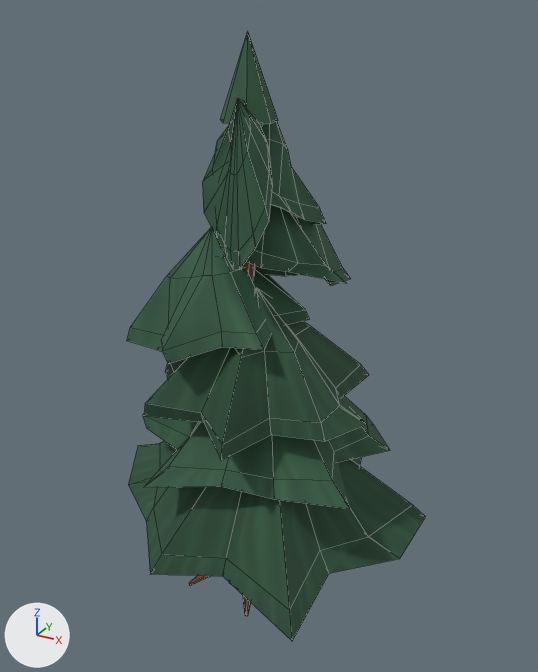
Renders of the FBX model Export/Meshes/Forest/SM_Tree_Pine_Medium01.fbx from each side of a commit.
Before and after are seen from a camera (50 mm lens) standing at (12.1, -20.4, 20.59) and looking at (0.53, 0.63, 10.07). Lighting does not change. The marker at lower left points along +X, +Y and +Z. The older version comes first. Mesh edges are drawn as thin lines.

Script lines for the objects in view, before the commit:
```python
me_sm_tree_pine_medium01 = bpy.data.meshes.new('SM_Tree_Pine_Medium01')
me_sm_tree_pine_medium01.from_pydata(...)  # 454 vertices, 552 faces; spans x -5.3..6.2, y -5.3..6.1, z -0.5..20.0
me_sm_tree_pine_medium01.materials.append(mat_m_survivalatlas_embed)  # picture img_t_survivalatlas_color_embed256_png
ob_sm_tree_pine_medium01 = bpy.data.objects.new('SM_Tree_Pine_Medium01', me_sm_tree_pine_medium01)
ob_sm_tree_pine_medium01.location = (0.0, 0.0, 0.0)
```
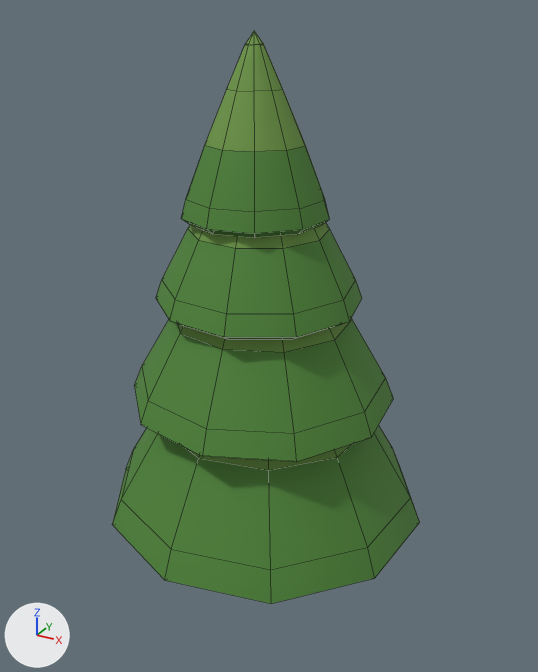
Pixel boxes (x1, y1, x2, y2) of what changed, in the pictures (538 x 672 px):
'SM_Tree_Pine_Medium01', reshaped (6% shorter): before (127, 31, 425, 641); after (112, 31, 420, 604)
part 1 of me_sm_tree_pine_medium01, rebuilt (not visible afterwards): before (230, 261, 255, 585)
part 2 of me_sm_tree_pine_medium01, rebuilt: before (144, 288, 369, 460); after (134, 318, 394, 462)
part 3 of me_sm_tree_pine_medium01, rebuilt: before (128, 441, 425, 641); after (112, 426, 420, 604)
part 4 of me_sm_tree_pine_medium01, rebuilt: before (216, 205, 351, 286); after (156, 222, 362, 339)
part 5 of me_sm_tree_pine_medium01, added (green): after (181, 31, 330, 238)
part 6 of me_sm_tree_pine_medium01, deleted (green): before (143, 396, 390, 616)
part 7 of me_sm_tree_pine_medium01, deleted (green): before (127, 31, 326, 364)

The change, as a list of edits to the scene's bpy script:
```text
Change me_sm_tree_pine_medium01:
    used by ob_sm_tree_pine_medium01; location = (0.0, 0.0, 0.0)
    remove me_sm_tree_pine_medium01.from_pydata(...)  # 454 vertices, 552 faces; spans x -5.3..6.2, y -5.3..6.1, z -0.5..20.0
    add me_sm_tree_pine_medium01.from_pydata(...)  # 250 vertices, 286 faces; spans x -5.3..6.2, y -5.3..6.1, z -0.5..20.0
    me_sm_tree_pine_medium01 part 1: the loose piece of 63 vertices spanning x -0.9..0.9, y -0.9..0.9, z -0.5..18.4 is rebuilt with 32 vertices and now spans x -1.0..1.0, y -1.0..0.9, z -0.5..16.0
    me_sm_tree_pine_medium01 part 2: the loose piece of 44 vertices spanning x -3.4..4.6, y -4.3..4.2, z 7.9..12.1 is rebuilt with 52 vertices and now spans x -4.2..5.0, y -4.2..4.9, z 7.7..15.2
    me_sm_tree_pine_medium01 part 3: the loose piece of 44 vertices spanning x -5.3..6.2, y -5.3..6.1, z 3.1..8.1 is rebuilt with 52 vertices and now spans x -5.3..6.2, y -5.3..6.1, z 3.2..12.5
    me_sm_tree_pine_medium01 part 4: the loose piece of 44 vertices spanning x -2.8..3.3, y -0.8..5.1, z 11.2..15.8 is rebuilt with 52 vertices and now spans x -3.2..3.8, y -3.1..3.7, z 11.4..17.5
    me_sm_tree_pine_medium01 part 5: a new loose piece of 62 vertices spanning x -2.2..2.7, y -2.1..2.6, z 14.3..20.0, in mat_m_survivalatlas_embed (picture img_t_survivalatlas_color_embed256_png)
    me_sm_tree_pine_medium01 part 6: 6 loose pieces with 119 vertices, spanning x -4.1..4.9, y -4.5..5.0, z -0.3..10.1, are deleted
    me_sm_tree_pine_medium01 part 7
    140 vertices are removed from x -4.4..1.9, y -3.4..3.7, z 9.3..20.0
    180 faces are deleted
```
